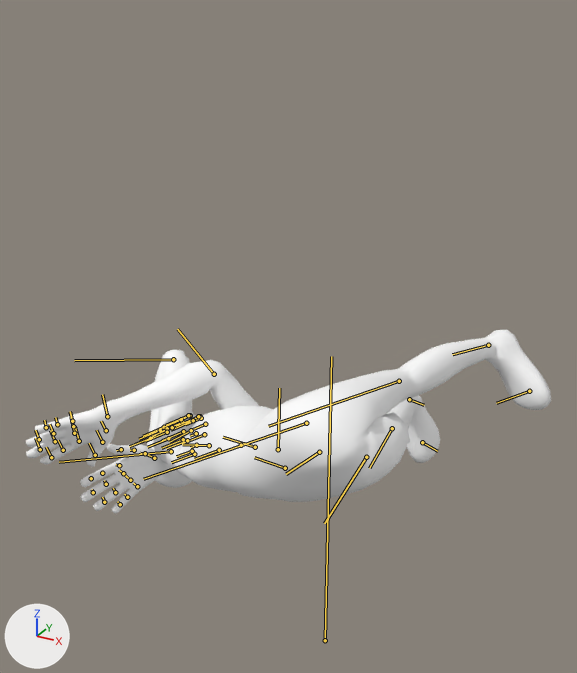
Before and after pictures for a commit that changed the FBX model Assets/Models/Recorded.fbx.
Before and after are seen from a camera (50 mm lens) standing at (0.809, -1.704, 1.847) and looking at (-0.035, -0.171, 1.08). Every picture has the same lights, and +X, +Y and +Z are marked at lower left. Both versions are drawn at frame 245 of the action 'KinectMocap'; the numbers are the values there. The bones that bend it are drawn over the model as lines.

The first picture shows 'Unity_Body_Mesh'.
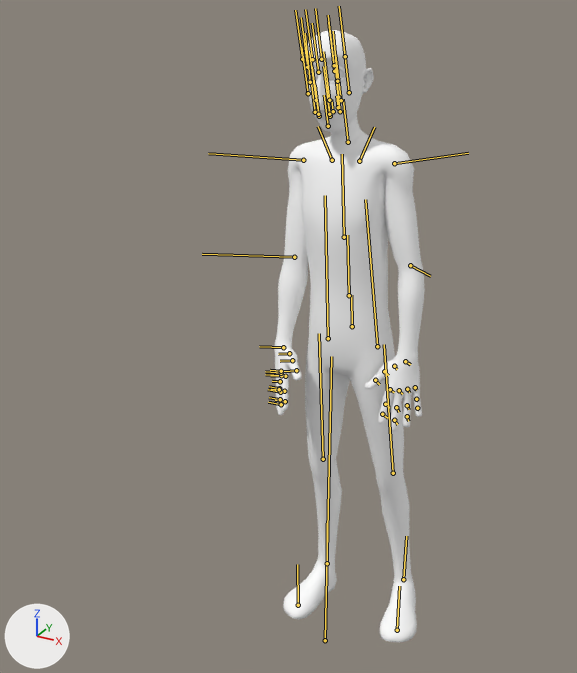
What the commit changed:
Bone 'Hips' (bone_hips) moves from (25.9, 10.9, 61.1) to (-0.4, 3.5, -10.9).
Bone 'Hips' (bone_hips) turns from (173, 36, -50) to (-3, -2, 4) degrees about its own x, y and z.
Bone 'Spine' (bone_spine) turns from (41, -13, -24) to (0, 0, 0) degrees about its own x, y and z.
Bone 'Neck' (bone_neck) turns from (-17, 5, 15) to (12, 1, 1) degrees about its own x, y and z.
Bone 'RightArm' (bone_rightarm) turns from (14, 129, 72) to (19, 11, 86) degrees about its own x, y and z.
Bone 'RightForeArm' (bone_rightforearm) turns from (1, 165, 4) to (12, 3, 1) degrees about its own x, y and z.
Bone 'RightHand' (bone_righthand) turns from (-50, 13, -45) to (9, 7, 2) degrees about its own x, y and z.
Bone 'LeftArm' (bone_leftarm) turns from (-48, -139, 16) to (28, -2, -79) degrees about its own x, y and z.
Bone 'LeftForeArm' (bone_leftforearm) turns from (41, -53, -50) to (30, -9, -6) degrees about its own x, y and z.
Bone 'LeftHand' (bone_lefthand) turns from (-13, -5, 8) to (0, -3, 3) degrees about its own x, y and z.
Bone 'RightUpLeg' (bone_rightupleg) turns from (-75, 48, 21) to (6, 0, -4) degrees about its own x, y and z.
Bone 'RightLeg' (bone_rightleg) turns from (16, 57, 13) to (0, -1, 0) degrees about its own x, y and z.
Bone 'RightFoot' (bone_rightfoot) turns from (1, 45, 5) to (-3, -7, 0) degrees about its own x, y and z.
Bone 'LeftUpLeg' (bone_leftupleg) turns from (-101, 42, 10) to (9, 0, 0) degrees about its own x, y and z.
Bone 'LeftLeg' (bone_leftleg) turns from (-1, 48, -1) to (0, 4, 0) degrees about its own x, y and z.
Bone 'LeftFoot' (bone_leftfoot) turns from (-8, 33, -21) to (-8, 9, -5) degrees about its own x, y and z.

What differs and where, as boxes [x1, y1, x2, y2] in the pictures (577 x 673 px):
'Unity_Body_Mesh', posed (71% narrower, 231% taller): before [26, 330, 551, 514]; after [274, 30, 425, 642]
'Le_Eye_Mesh', posed (not visible before): after [327, 67, 344, 80]
'Ri_Eye_Mesh', posed (not visible before): after [307, 68, 318, 81]
bone 'Hips', root to tip: before (319, 452) to (286, 474); after (352, 326) to (351, 295)
bone 'Spine', root to tip: before (285, 468) to (254, 457); after (349, 295) to (347, 235)
bone 'Neck', root to tip: before (219, 450) to (194, 459); after (348, 142) to (343, 99)
bone 'RightArm', root to tip: before (171, 451) to (59, 462); after (303, 160) to (208, 153)
bone 'RightForeArm', root to tip: before (173, 359) to (74, 360); after (294, 257) to (202, 254)
bone 'RightHand', root to tip: before (154, 458) to (145, 453); after (283, 347) to (259, 346)
bone 'LeftArm', root to tip: before (278, 449) to (279, 388); after (394, 163) to (468, 153)
bone 'LeftForeArm', root to tip: before (214, 374) to (177, 329); after (410, 265) to (430, 276)
bone 'LeftHand', root to tip: before (107, 416) to (102, 394); after (405, 361) to (410, 364)
bone 'RightUpLeg', root to tip: before (306, 423) to (143, 479); after (328, 338) to (325, 195)
bone 'RightLeg', root to tip: before (399, 381) to (268, 426); after (323, 459) to (319, 333)
bone 'RightFoot', root to tip: before (488, 345) to (452, 354); after (327, 563) to (327, 523)
bone 'LeftUpLeg', root to tip: before (366, 457) to (324, 523); after (377, 346) to (365, 199)
bone 'LeftLeg', root to tip: before (392, 428) to (369, 468); after (393, 473) to (384, 344)
bone 'LeftFoot', root to tip: before (409, 399) to (424, 405); after (403, 579) to (406, 536)
